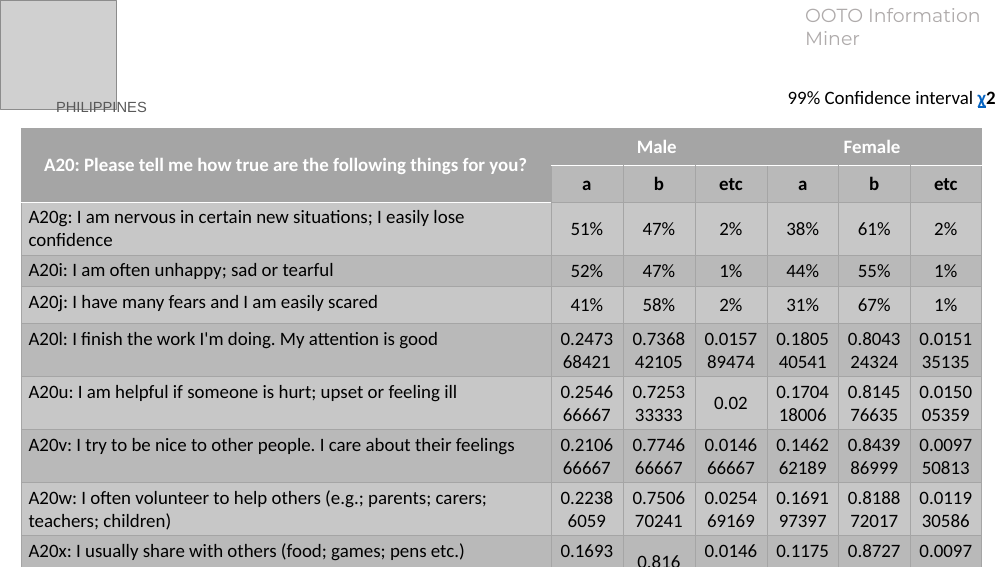
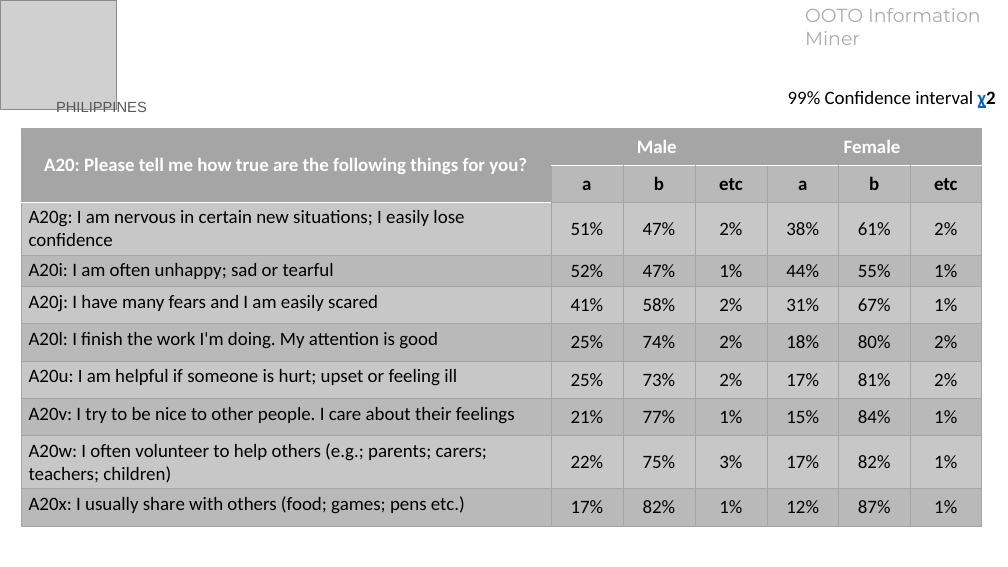
Before and after one commit to jetforce/Chitest, a slide deck: slide 5 of OOTO UNICEF Presentation.pptx (slide 6 before the commit). Drawn at 1008x567 pixels with LibreOffice and Linux fonts; fonts in the diff are those of the drawing; grey boxes stand for pictures. Boxes give left, top, right and bottom in pixels: in the first picture for what was removed or moved away, otherwise in the second. Text is boxed around its words. In the diff, an @@ line names an element or a change of style, - is before the commit and + after.

```diff
--- a/OOTO UNICEF Presentation.pptx
+++ b/OOTO UNICEF Presentation.pptx
@@ table at (21, 129, 982, 526) @@
-row 6: A20l: I finish the work I'm doing. My attention is good | 0.247368421 | 0.736842105 | 0.015789474 | 0.180540541 | 0.804324324 | 0.015135135
-row 7: A20u: I am helpful if someone is hurt; upset or feeling ill | 0.254666667 | 0.725333333 | 0.02 | 0.170418006 | 0.814576635 | 0.015005359
-row 8: A20v: I try to be nice to other people. I care about their feelings | 0.210666667 | 0.774666667 | 0.014666667 | 0.146262189 | 0.843986999 | 0.009750813
-row 9: A20w: I often volunteer to help others (e.g.; parents; carers; teachers; children) | 0.22386059 | 0.750670241 | 0.025469169 | 0.169197397 | 0.818872017 | 0.011930586
-row 10: A20x: I usually share with others (food; games; pens etc.) | 0.169333333 | 0.816 | 0.014666667 | 0.117583603 | 0.872707659 | 0.009708738
-row 11:  |  |  |  |  |  | 
+row 6: A20l: I finish the work I'm doing. My attention is good | 25% | 74% | 2% | 18% | 80% | 2%
+row 7: A20u: I am helpful if someone is hurt; upset or feeling ill | 25% | 73% | 2% | 17% | 81% | 2%
+row 8: A20v: I try to be nice to other people. I care about their feelings | 21% | 77% | 1% | 15% | 84% | 1%
+row 9: A20w: I often volunteer to help others (e.g.; parents; carers; teachers; children) | 22% | 75% | 3% | 17% | 82% | 1%
+row 10: A20x: I usually share with others (food; games; pens etc.) | 17% | 82% | 1% | 12% | 87% | 1%
```
Also in this commit, not shown: 4 other slides changed, 2 slides added, 2 slides removed, 5 other files.
